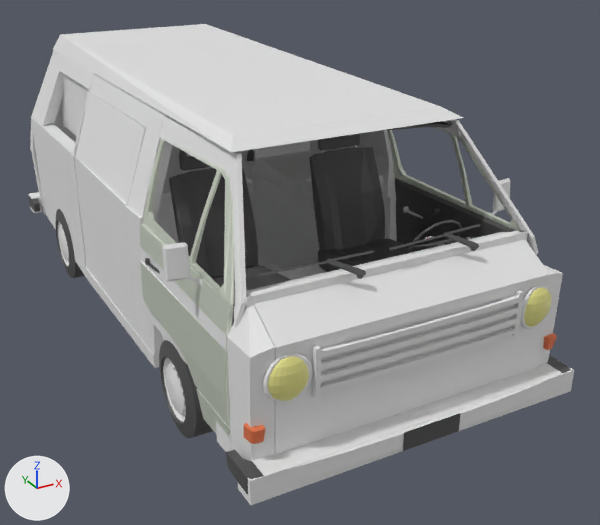
An edit to the Blender file Assets/Car.blend, drawn before and after from the same camera.
Before and after are seen from a 50 mm camera at (-3.53, -7.83, 4.46) aimed at (0.48, -0.55, 0.82). Arrows for +X, +Y and +Z are at lower left; the lights stay in place. Objects named as collision shapes, trigger or cutter boxes, shadow casters or lower levels of detail are left out.

The first picture shows 'Дверь боковая верх', 'Дверь боковая низ', 'Дверь левая', 'Дверь правая', 'Кровать.012', 'Кровать.017', 'Кровать.020', 'Крыша', 'Передний бампер', 'Решетка', 'Сиденье спинка левое', 'Сиденье спинка правое'.
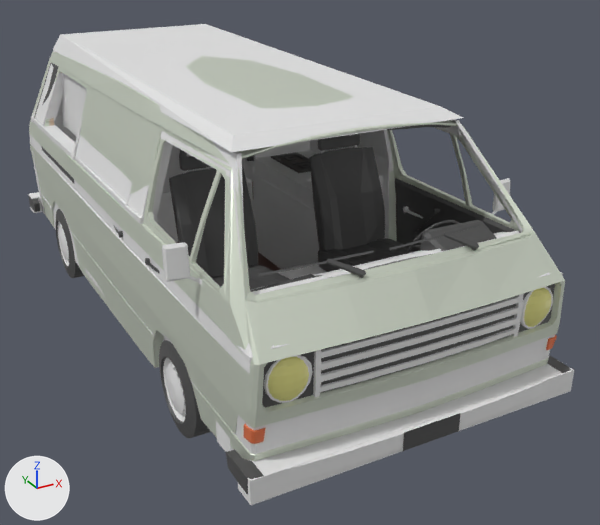
Location of each change, (x1, y1, x2, y2) in pixels of the pictures (600 x 525 px):
'Кузов', shown: after (29, 51, 565, 461)
'Боковая дверь', shown: after (73, 86, 147, 332)
'Кровать.017', unchanged, covered by the edit: before (249, 230, 550, 455); after (252, 230, 550, 348)
'Кровать.012', unchanged, covered by the edit: before (227, 295, 275, 460); after (231, 343, 275, 453)
'Дверь боковая низ', unchanged, covered by the edit: before (75, 156, 136, 331); after (75, 156, 127, 209)
'Дверь боковая верх', unchanged, covered by the edit: before (76, 92, 146, 204); after (76, 135, 132, 204)

Edits to the bpy script that builds the scene:
```text
Change ob_кузов:
    remove ob_кузов.hide_set(True)
Change ob_боковая_дверь:
    remove ob_боковая_дверь.hide_set(True)  # its collection is switched off
```
